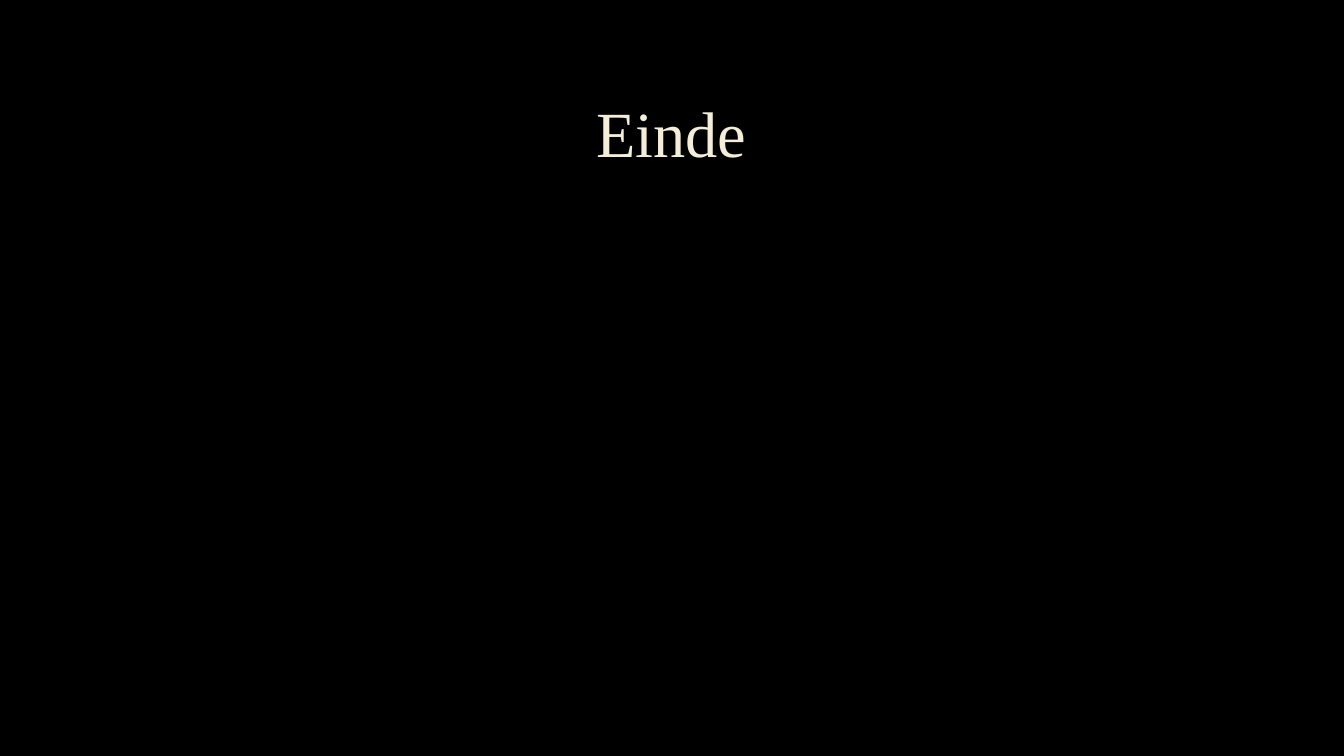
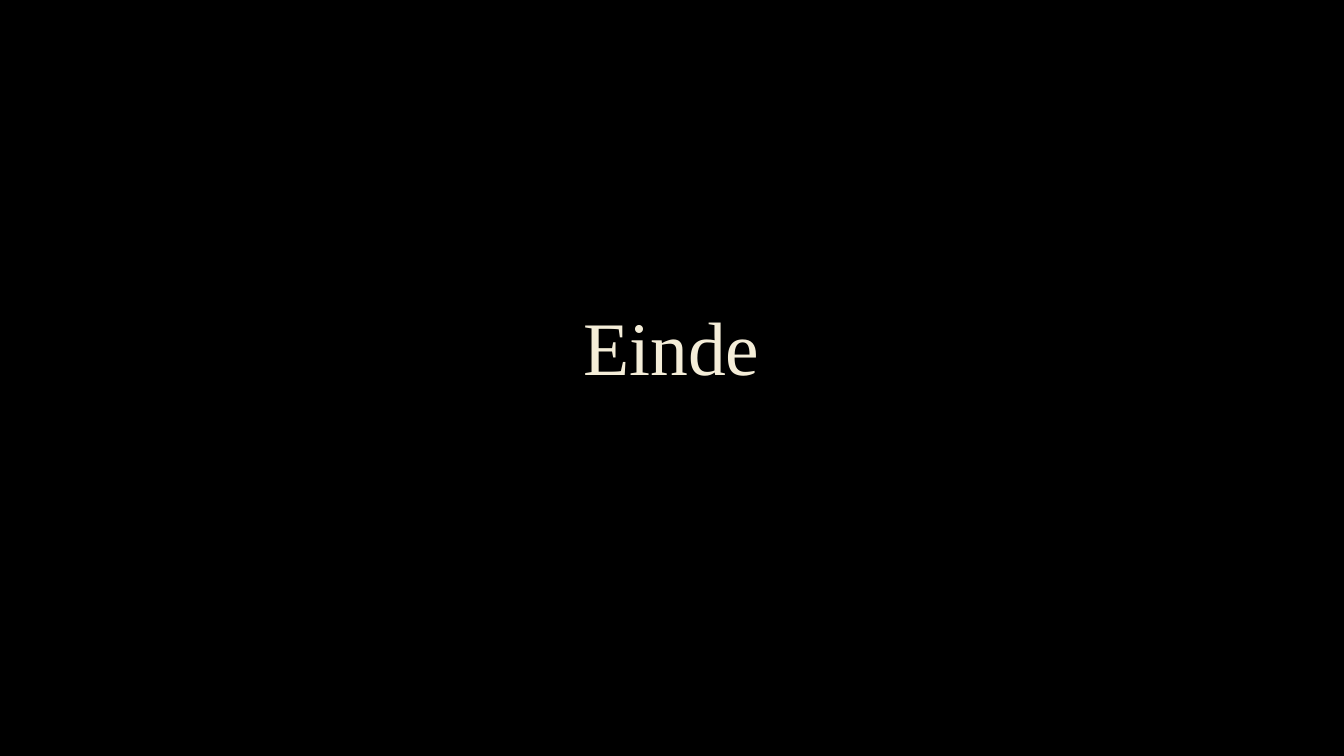
Before and after one commit to JustMeGameDev/Tower-defance, a slide deck: slide 19 of pptx.pptx. Drawn at 1344x756 pixels with LibreOffice and Linux fonts; fonts in the diff are those of the drawing; background and template pictures are left out. Boxes give left, top, right and bottom in pixels: in the first picture for what was removed or moved away, otherwise in the second. Text is boxed around its words. In the diff, an @@ line names an element or a change of style, - is before the commit and + after.

```diff
--- a/pptx.pptx
+++ b/pptx.pptx
@@ title "Einde" moved from (x1=596, y1=112, x2=746, y2=158) to (x1=583, y1=322, x2=759, y2=376) @@
@@ title "Einde" at (x1=583, y1=322, x2=759, y2=376): size 46 to 54 pt; vertical alignment middle to bottom @@
```
Also in this commit, not shown: 2 other slides changed, 1 slide added, 1 slide removed, 1 other file.
